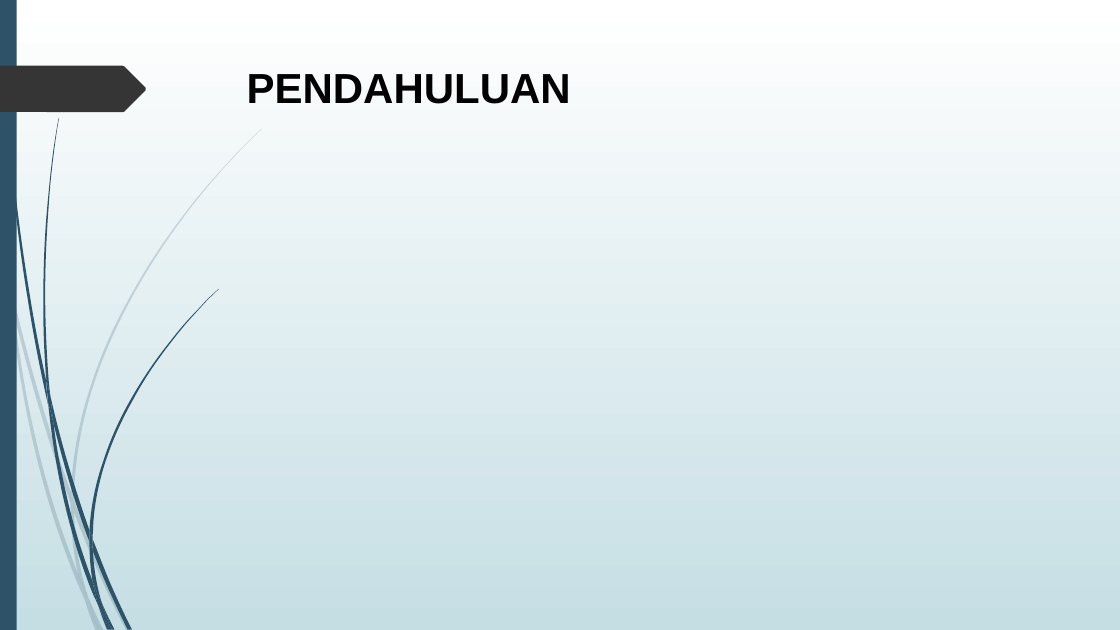
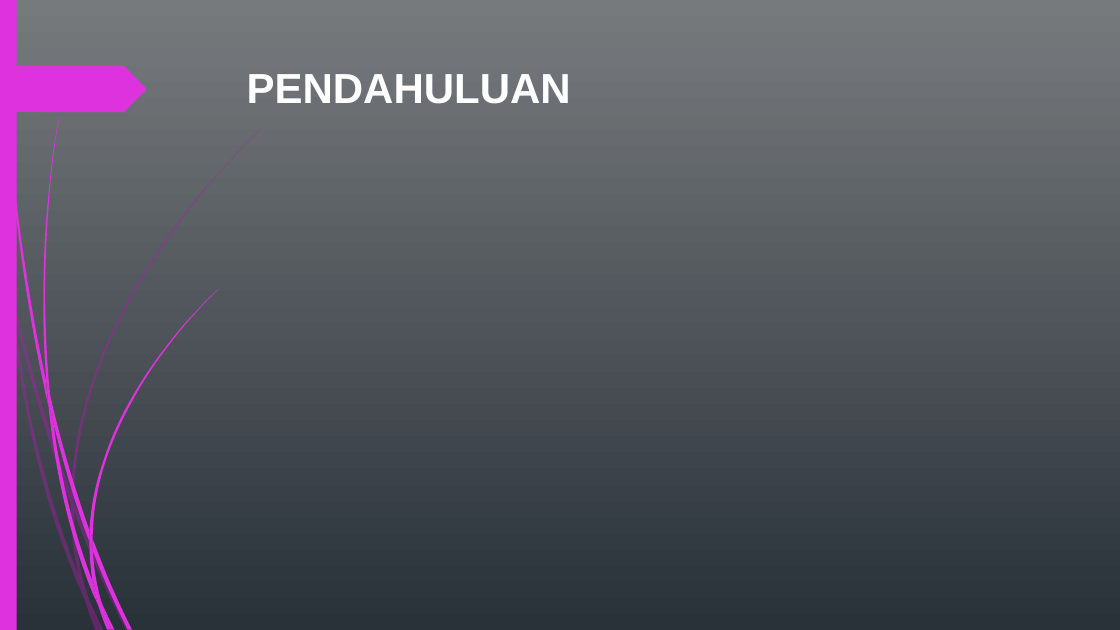
Before and after one commit to agus4171/TA-AJK, a slide deck: slide 2 of TA/5112100036-PPT.pptx. Drawn at 1120x630 pixels with LibreOffice and Linux fonts; fonts in the diff are those of the drawing. Boxes give left, top, right and bottom in pixels: in the first picture for what was removed or moved away, otherwise in the second. Text is boxed around its words. In the diff, an @@ line names an element or a change of style, - is before the commit and + after.

```diff
--- a/TA/5112100036-PPT.pptx
+++ b/TA/5112100036-PPT.pptx
@@ background gradient #FFFFFF to #C5DEE5 to gradient #787B7E to #29323A @@
@@ title "PENDAHULUAN" at (247,74,571,104): text colour #000000 to #FFFFFF @@
@@ freeform shape at (0,66,146,112): fill #353535 to #DE32DE @@
@@ fill #2E5369 to #DE32DE in 13 elements at (3,0,48,404), (50,397,89,542), (92,539,132,629), (48,401,98,607), (103,604,115,630), (46,377,54,424), (89,289,218,539), (98,607,109,630), (89,542,102,604), (89,530,92,551), (92,581,112,629), (0,0,17,630), (43,118,59,397) @@
@@ fill #2E5369 at 20% opacity to #B01CB0 at 40% opacity in 10 elements at (0,237,9,294), (12,290,71,503), (74,501,130,630), (88,597,104,630), (9,294,85,600), (71,503,88,597), (71,129,262,501), (85,600,100,630), (71,492,74,513), (78,574,100,630) @@
```
Also in this commit, not shown: 11 other slides changed, 18 slides added, 1 slide removed, 2 other files.
